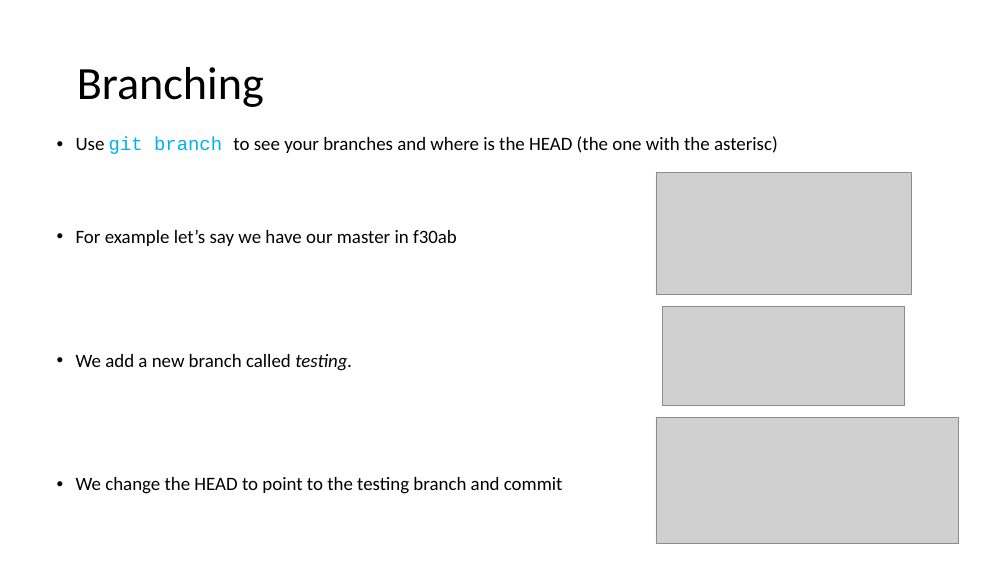
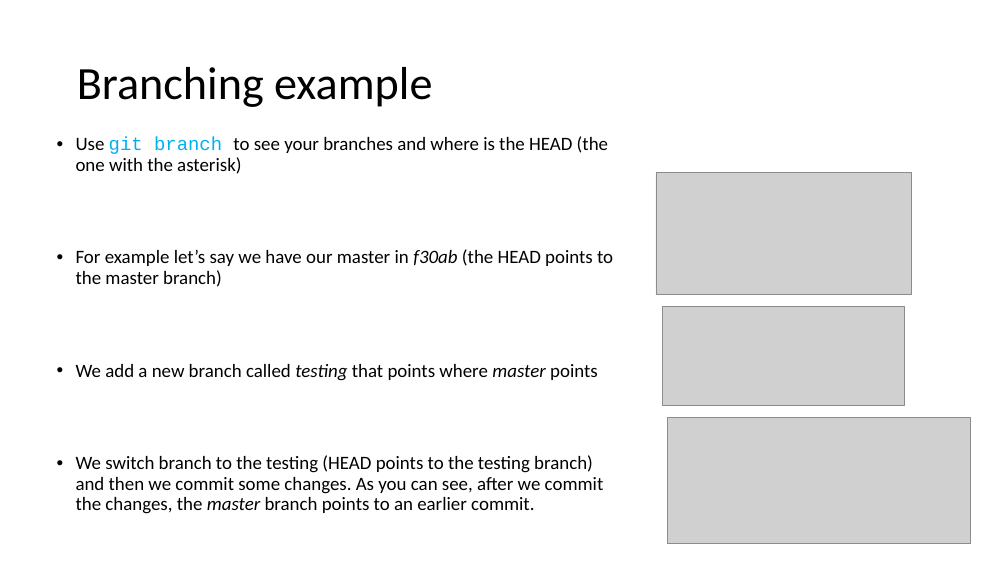
Before and after one commit to imarag/tutorials_content_imarag, a slide deck: slide 30 of GIT_tutorial.pptx (slide 27 before the commit). Drawn at 1008x567 pixels with LibreOffice and Linux fonts; fonts in the diff are those of the drawing; grey boxes stand for pictures. Boxes give left, top, right and bottom in pixels: in the first picture for what was removed or moved away, otherwise in the second. Text is boxed around its words. In the diff, an @@ line names an element or a change of style, - is before the commit and + after.

```diff
--- a/GIT_tutorial.pptx
+++ b/GIT_tutorial.pptx
@@ title at <box>77,67,432,107</box>: text changed @@
-Branching
+Branching example
@@ text at <box>76,136,613,514</box>: text changed @@
-• Use git branch to see your branches and where is the HEAD (the one with the asterisc)
-• For example let’s say we have our master in f30ab
-• We add a new branch called testing.
-• We change the HEAD to point to the testing branch and commit
+• Use git branch to see your branches and where is the HEAD (the one with the asterisk)
+• For example let’s say we have our master in f30ab (the HEAD points to the master branch)
+• We add a new branch called testing that points where master points
+• We switch branch to the testing (HEAD points to the testing branch) and then we commit some changes. As you can see, after we commit the changes, the master branch points to an earlier commit.
@@ picture: place and size @@
-picture at <box>656,417,960,544</box>
+picture at <box>668,417,971,544</box>
```
Also in this commit, not shown: 26 other slides changed, 21 slides added, 2 slides removed, 1 other file.
